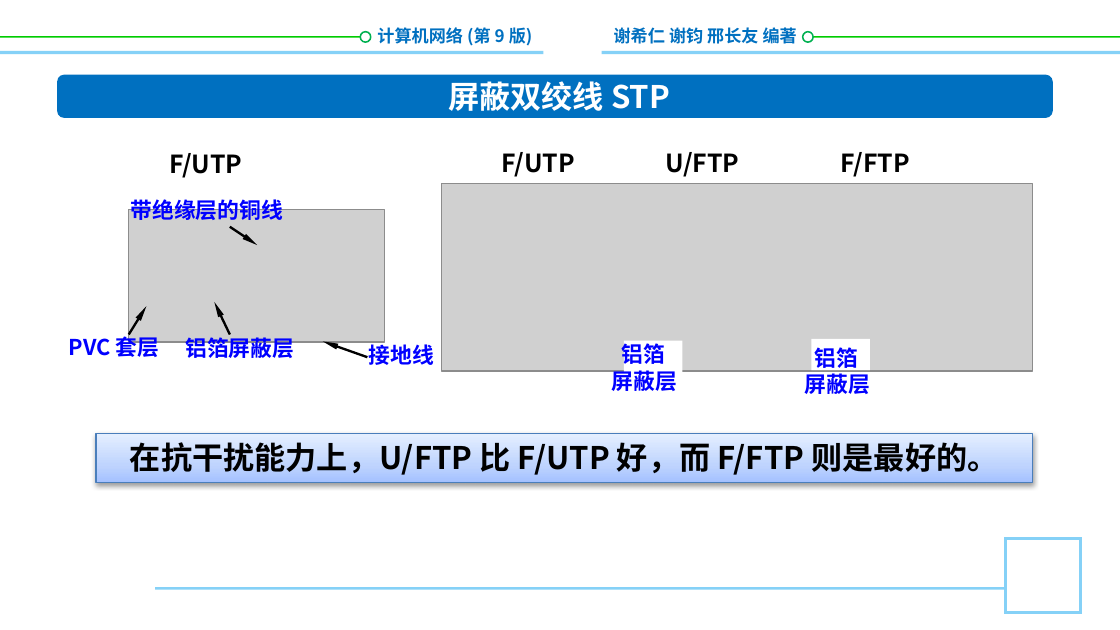
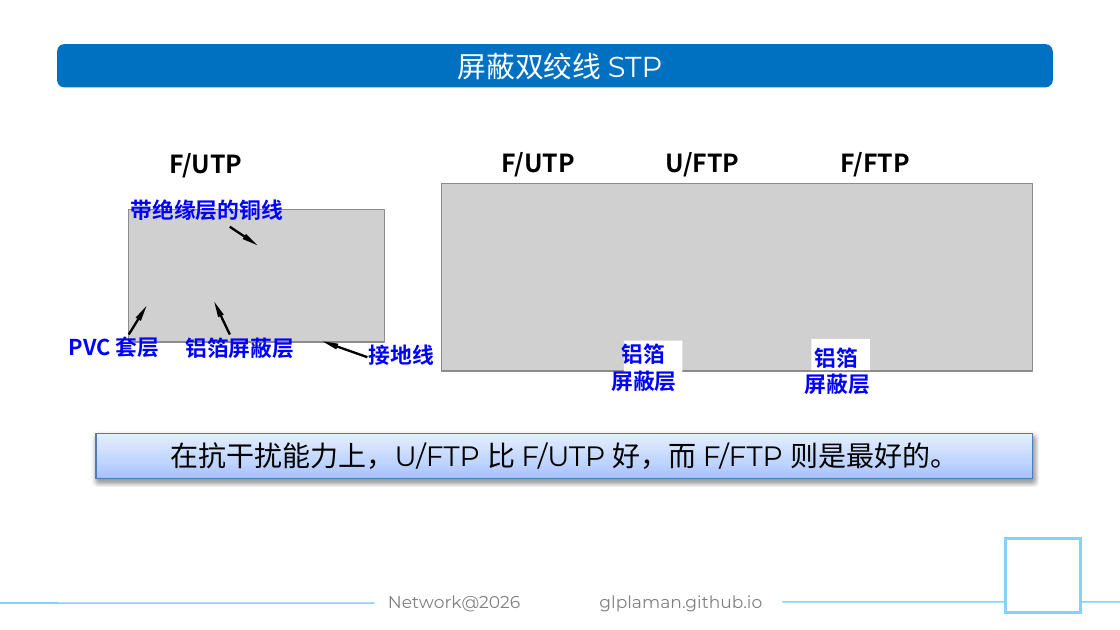
Before and after one commit to glplaman/glplaman.github.io, a slide deck: slide 30 of network/ppt/52785PPT课件/第2章.pptx. Drawn at 1120x630 pixels with LibreOffice and Linux fonts; fonts in the diff are those of the drawing; grey boxes stand for pictures; background and template pictures are left out. Boxes give left, top, right and bottom in pixels: in the first picture for what was removed or moved away, otherwise in the second. Text is boxed around its words. In the diff, an @@ line names an element or a change of style, - is before the commit and + after.

Commit message:
network

```diff
--- a/network/ppt/52785PPT课件/第2章.pptx
+++ b/network/ppt/52785PPT课件/第2章.pptx
@@ text removed at bbox=[377, 27, 533, 46] @@
-计算机网络 (第 9 版)
@@ rectangle removed at bbox=[543, 16, 601, 73] @@
@@ text removed at bbox=[614, 25, 797, 48] @@
-谢希仁 谢钧 邢长友 编著
@@ line removed from (0, 37) to (363, 37) @@
@@ line removed from (0, 53) to (1120, 53) @@
@@ rounded rectangle: place and size @@
-rounded rectangle at bbox=[57, 75, 1053, 119]
+rounded rectangle at bbox=[57, 44, 1053, 87]
@@ text "屏蔽双绞线 STP": place and size @@
-text "屏蔽双绞线 STP" at bbox=[448, 81, 670, 111]
+text "屏蔽双绞线 STP" at bbox=[458, 52, 663, 80]
@@ text "屏蔽双绞线 STP" at bbox=[458, 52, 663, 80]: size 20 to 18.5 pt, font Noto Sans CJK SC to Montserrat, bold off; less space between paragraphs @@
@@ ellipse removed at bbox=[361, 31, 371, 41] @@
@@ ellipse removed at bbox=[803, 31, 813, 41] @@
@@ line removed from (805, 37) to (1120, 37) @@
@@ rectangle "在抗干扰能力上，U/FTP 比 F/UTP 好，而 F/FTP ...": place and size @@
-rectangle "在抗干扰能力上，U/FTP 比 F/UTP 好，而 F/FTP ..." at bbox=[96, 433, 1033, 483]
+rectangle "在抗干扰能力上，U/FTP 比 F/UTP 好，而 F/FTP ..." at bbox=[96, 433, 1033, 478]
@@ rectangle "在抗干扰能力上，U/FTP 比 F/UTP 好，而 F/FTP ..." at bbox=[96, 433, 1033, 478]: size 20 to 18 pt, font Noto Sans CJK SC to Montserrat, bold off @@
@@ line removed from (156, 588) to (1006, 588) @@
@@ text added at bbox=[388, 595, 520, 612], 11 pt, text #808080 @@
+Network@2026
@@ text added at bbox=[599, 595, 762, 612], 11 pt, text #808080 @@
+glplaman.github.io
@@ line added from (0, 603) to (396, 603), #85D1F7 1 pt @@
@@ line added from (724, 601) to (1120, 601), #85D1F7 1 pt @@
```
Also in this commit, not shown: 76 other slides changed, 8 other files.
